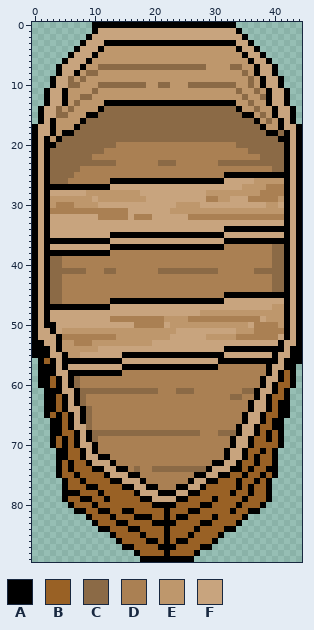
Edited in one commit: sprite sheet (public/transport/rowboat/rowboat-down.png). Above, as it was before the edit.
The file is 45x90 pixels. Colours within 5 levels of each other are drawn and written as one.
Palette (. is transparent): A #000000  B #996125  C #8b6a46  D #aa8053  E #be976c  F #c8a47e
Pixels before (only the part around the change), first column x 0:
65 ..ABABAFACDDDDDDDDDDDDDDDDDDDDDDDDDAFFABBAA..
66 ...AABAFACDDDDDDDDDDDDDDDDDDDDDDDDDAFFABAA...
67 ...AABAFFCDDDDDDDDDDDDDDDDDDDDDDDDAFFABBAA...
68 ...AABBAFACCCCCCCCCCCCCCCCCCDDDCCCAFFABABA...
69 ...ABABAFACDDDDDDDDDDDDDDDDDDDDDDAFFABBABA...
70 ...ABABAFFADDDDDDDDDDDDDDDDDDDDDDAFFABBBBA...
71 ....AABBAFADDDDDDDDDDDDDDDDDDDDDAFFABBABA....
72 ....AABBAFFAADDDDDDDDDDDDDDDDDDDAFFABABBA....
73 ....ABABBAFFFADDDDDDDDDDDDDDDDAAFFABBABBA....
74 ....ABABBBAAFFAADCDDCCCCCCCCCAFFFAABABBAA....
75 ....ABBABBBBAFFFAADDDDDDDDDAAFFAABBABBABA....
76 .....ABBABBBBAAFFFADDDDDDDAFFAABBBABBABA.....
77 .....ABBBAABBBBAAFFAADDDAAFFABBBBBABABBA.....
78 .....AAABBBABBBBBAFFFAAAFFAABBBBBABBABBA.....
79 .....ABBAABBABBBBBAAFFFFAABBBBABBBBABBBA.....
80 ......ABBBABBBBBBBBBAAAABBBBAABBBBABBBA......
81 .......AABBAABBAABBBBBABBBAABBBBBABBAA.......
82 .........ABBBABBBAAABBABAABBBBABBBBA.........
83 ..........ABBBAABBBBAAAABBBBAABBBBA..........
84 ...........AABBBAABBBBABBBBABBBBAA...........
85 .............ABBBBABBBABBBABBBBA.............
86 ..............ABBBBAABABAABBBBA..............
87 ...............AABBBBAAABBBBAA...............
88 .................ABBBBABBBBA.................
89 ..................AAAAAAAAA..................
New version:
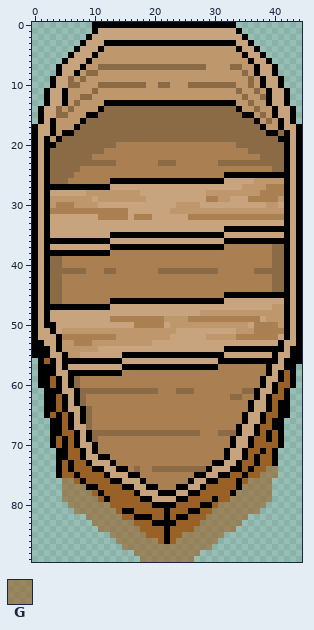
Colours new in this view: G #99612596
From old to new:
{"y":74,"x":39,"old":"AA","new":"GG"}
{"y":75,"x":38,"old":"ABA","new":"GGG"}
{"y":76,"x":5,"old":"AB","new":"GG"}
{"y":76,"x":36,"old":"BABA","new":"GGGG"}
{"y":77,"x":5,"old":"ABBB","new":"GGGG"}
{"y":77,"x":35,"old":"BABBA","new":"GGGGG"}
{"y":78,"x":5,"old":"AAABB","new":"GGGGG"}
{"y":78,"x":34,"old":"BBABBA","new":"GGGGGG"}
{"y":79,"x":5,"old":"ABBAAB","new":"GGGGGG"}
{"y":79,"x":33,"old":"BBABBBA","new":"GGGGGGG"}
{"y":80,"x":6,"old":"ABBBABB","new":"GGGGGGG"}
{"y":80,"x":31,"old":"BBBABBBA","new":"GGGGGGGG"}
{"y":81,"x":7,"old":"AABBAAB","new":"GGGGGGG"}
{"y":81,"x":30,"old":"BBBABBAA","new":"GGGGGGGG"}
{"y":82,"x":9,"old":"ABBBAB","new":"GGGGGG"}
{"y":82,"x":29,"old":"BABBBBA","new":"GGGGGGG"}
{"y":83,"x":10,"old":"ABBBAAB","new":"GGGGGGG"}
{"y":83,"x":28,"old":"AABBBBA","new":"GGGGGGG"}
{"y":84,"x":11,"old":"AABBBAA","new":"GGGGGGG"}
{"y":84,"x":27,"old":"ABBBBAA","new":"GGGGGGG"}
{"y":85,"x":13,"old":"ABBBBA","new":"GGGGGG"}
{"y":85,"x":25,"old":"BABBBBA","new":"GGGGGGG"}
{"y":86,"x":14,"old":"ABBBBAA","new":"GGGGGGG"}
{"y":86,"x":24,"old":"AABBBBA","new":"GGGGGGG"}
{"y":87,"x":15,"old":"AABBBBAAABBBBAA","new":"GGGGGGGGGGGGGGG"}
{"y":88,"x":17,"old":"ABBBBABBBBA","new":"GGGGGGGGGGG"}
{"y":89,"x":18,"old":"AAAAAAAAA","new":"GGGGGGGGG"}
{"label":"changed","picture_box":[62,466,278,562]}
